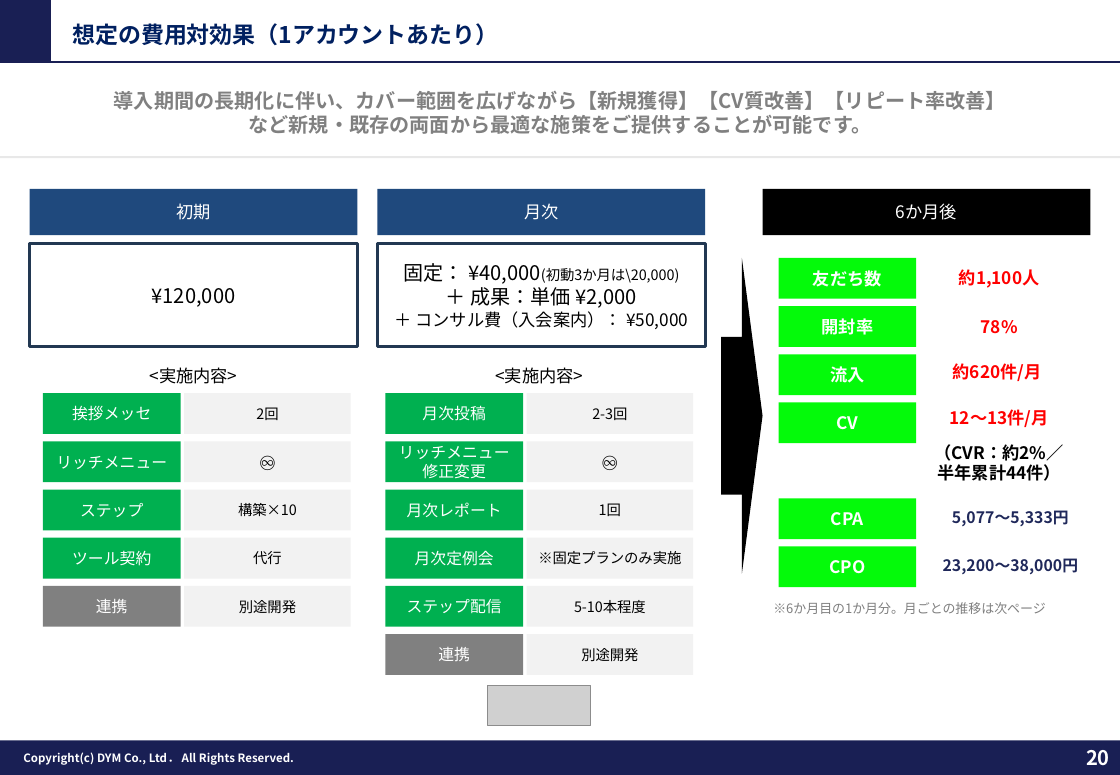
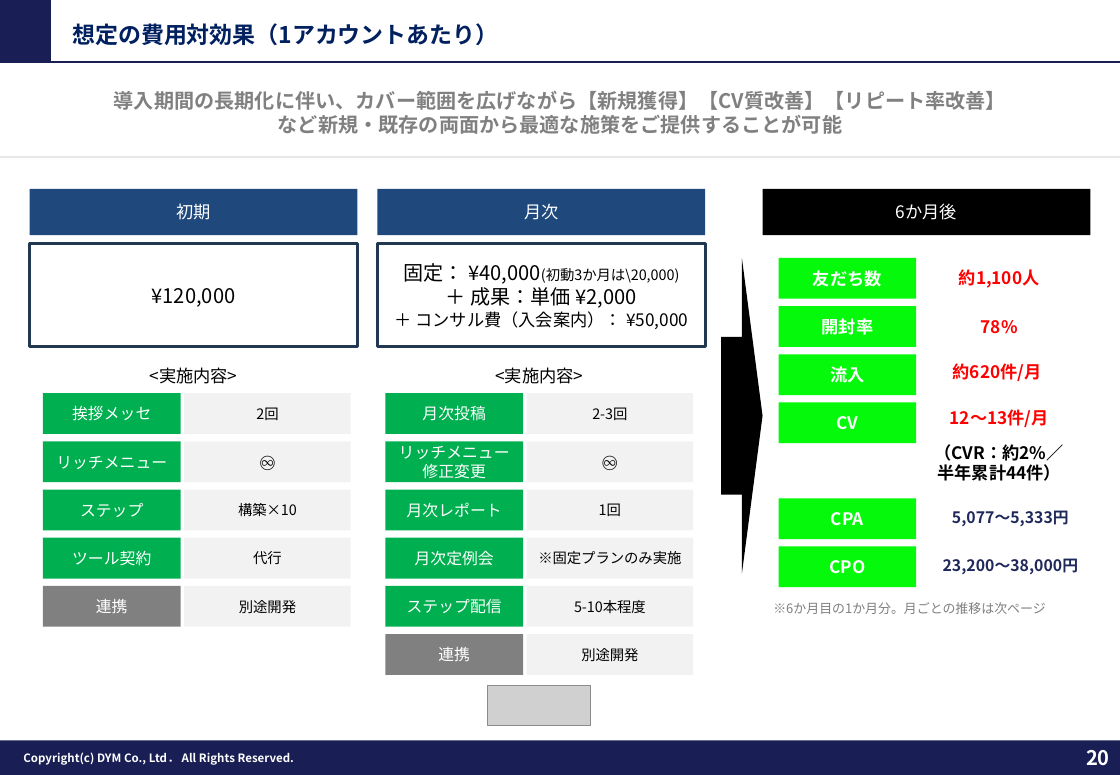
Before and after one commit to tonomura-r-dev/folder, a slide deck: slide 20 of 202609_株式会社やる気スイッチグループ御中_LINE公式アカウント運用のご提案_ver3.1.pptx. Drawn at 1120x775 pixels with LibreOffice and Linux fonts; fonts in the diff are those of the drawing; grey boxes stand for pictures; background and template pictures are left out. Boxes give left, top, right and bottom in pixels: in the first picture for what was removed or moved away, otherwise in the second. Text is boxed around its words. In the diff, an @@ line names an element or a change of style, - is before the commit and + after.

```diff
--- a/202609_株式会社やる気スイッチグループ御中_LINE公式アカウント運用のご提案_ver3.1.pptx
+++ b/202609_株式会社やる気スイッチグループ御中_LINE公式アカウント運用のご提案_ver3.1.pptx
@@ text at <box>278,115,842,134</box>: text changed @@
-など新規・既存の両面から最適な施策をご提供することが可能です。
+など新規・既存の両面から最適な施策をご提供することが可能
```
Also in this commit, not shown: 19 other slides changed.
